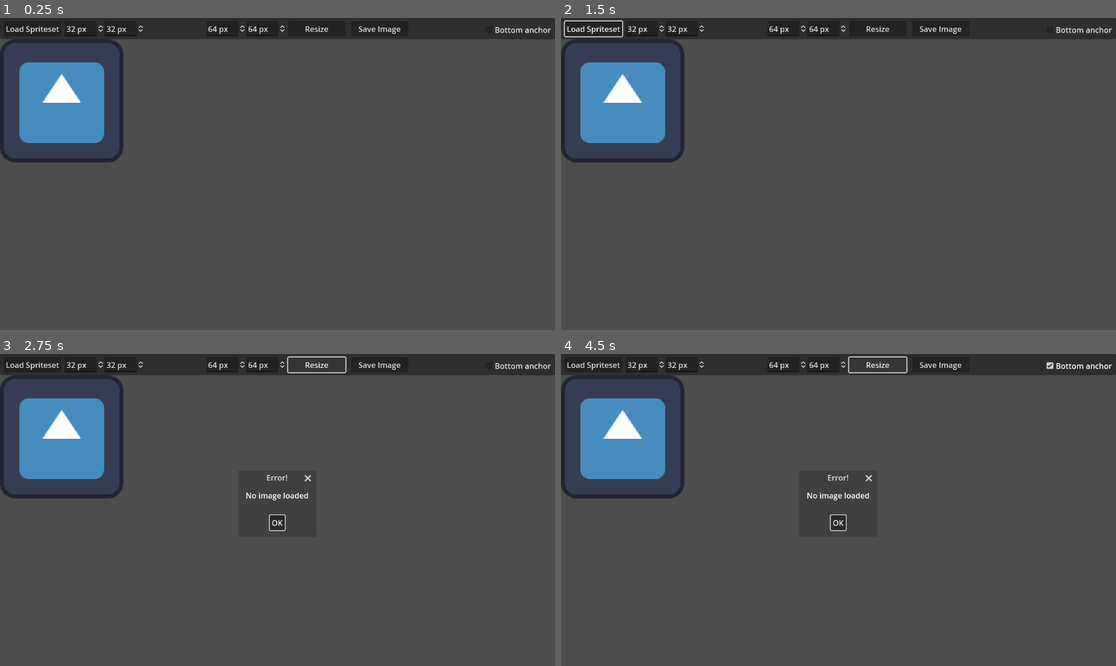
Above: before the commit, frames 1-4 (two rows, left to right).
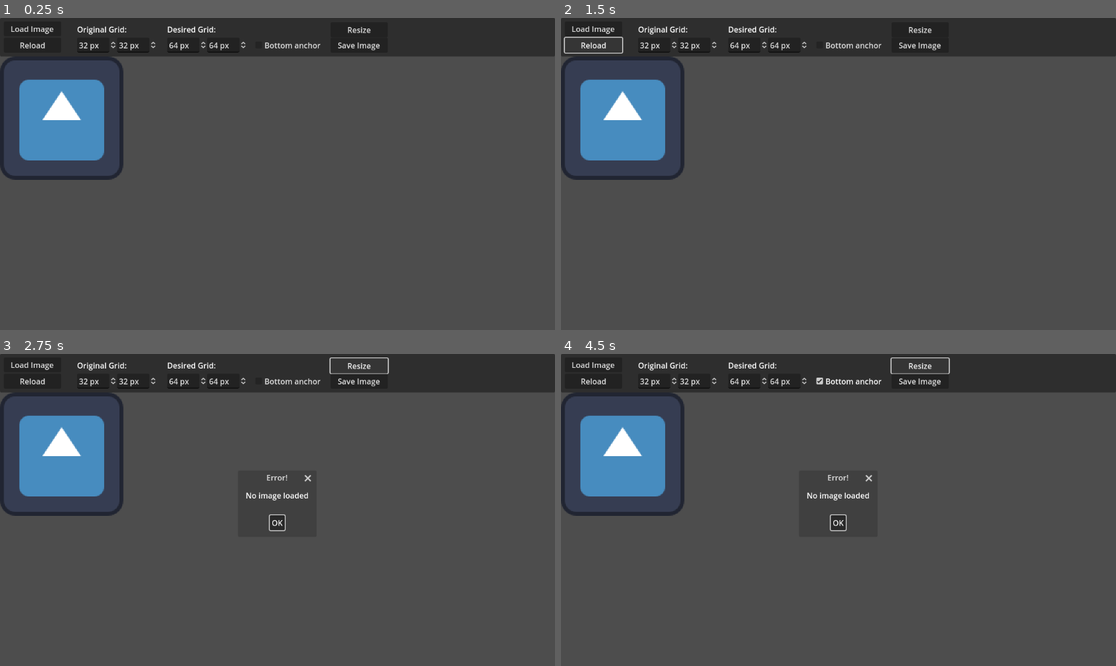
Above: after the commit, the same moments.

Repository: Hudell/spriteset-resizer
Game: Godot game, scene res://spriteset_resizer.tscn
Same seed, same stepped clock (60 frames per second), same inputs: the game is played once before the commit and once after it. The engine's default icon, where the game draws it, is replaced by a stand-in: a white triangle on a blue panel in a dark square.
Inputs (mouse positions are in pixels of both pictures, inside the frame that each line leads up to):
- Up to frame 1 (0.25 s): no input
- Up to frame 2 (1.5 s): click "Load Spriteset" (after the commit: "Load Image") at 0.5 s; click (594, 46) at 1.25 s, where only the run after the commit has a clickable "Reload"
- Up to frame 3 (2.75 s): click "Resize" at 2 s
- Up to frame 4 (4.5 s): click "OK" at 2.75 s; click "Bottom anchor" at 3.5 s; click "Resize" at 4.25 s

The runs differ from the first frame. In frame 1, 8.9% of the frame differs, in the area x 0-100%, y 2-52%; in frame 2, 9.0%; in frame 3, 9.1%; in frame 4, 9.1%, in the area x 0-100%, y 0-52%.

Commit message:
Improved UI

Diff:
--- a/spriteset_resizer.gd
+++ b/spriteset_resizer.gd
@@ -148,3 +148,7 @@
 		show_error("Failed to save image")
 	else:
 		%SuccessDialog.popup_centered()
+
+
+func _on_button_4_pressed():
+	$UpdateGridTimer.start(0)
--- a/spriteset_resizer.tscn
+++ b/spriteset_resizer.tscn
@@ -16,7 +16,7 @@
 layout_mode = 1
 anchors_preset = 10
 anchor_right = 1.0
-offset_bottom = 44.0
+offset_bottom = 80.0
 grow_horizontal = 2
 
 [node name="Button" type="Button" parent="Panel"]
@@ -25,15 +25,23 @@
 offset_top = 7.0
 offset_right = 127.0
 offset_bottom = 38.0
-text = "Load Spriteset"
+text = "Load Image"
+
+[node name="Button4" type="Button" parent="Panel"]
+layout_mode = 1
+offset_left = 8.0
+offset_top = 41.0
+offset_right = 127.0
+offset_bottom = 72.0
+text = "Reload"
 
 [node name="LoadedGridX" type="SpinBox" parent="Panel"]
 unique_name_in_owner = true
 layout_mode = 0
-offset_left = 134.0
-offset_top = 7.0
-offset_right = 217.063
-offset_bottom = 38.0
+offset_left = 160.0
+offset_top = 41.0
+offset_right = 243.063
+offset_bottom = 72.0
 max_value = 512.0
 step = 8.0
 value = 32.0
@@ -44,10 +52,10 @@
 [node name="LoadedGridY" type="SpinBox" parent="Panel"]
 unique_name_in_owner = true
 layout_mode = 0
-offset_left = 217.0
-offset_top = 7.0
-offset_right = 300.063
-offset_bottom = 38.0
+offset_left = 243.0
+offset_top = 41.0
+offset_right = 326.063
+offset_bottom = 72.0
 max_value = 512.0
 step = 8.0
 value = 32.0
@@ -58,10 +66,10 @@
 [node name="TargetGridX" type="SpinBox" parent="Panel"]
 unique_name_in_owner = true
 layout_mode = 0
-offset_left = 428.0
-offset_top = 7.0
-offset_right = 511.063
-offset_bottom = 38.0
+offset_left = 347.0
+offset_top = 41.0
+offset_right = 430.063
+offset_bottom = 72.0
 max_value = 512.0
 step = 8.0
 value = 64.0
@@ -72,10 +80,10 @@
 [node name="TargetGridY" type="SpinBox" parent="Panel"]
 unique_name_in_owner = true
 layout_mode = 0
-offset_left = 511.0
-offset_top = 7.0
-offset_right = 594.063
-offset_bottom = 38.0
+offset_left = 430.0
+offset_top = 41.0
+offset_right = 513.063
+offset_bottom = 72.0
 max_value = 512.0
 step = 8.0
 value = 64.0
@@ -85,19 +93,35 @@
 
 [node name="Button2" type="Button" parent="Panel"]
 layout_mode = 1
-offset_left = 598.0
-offset_top = 7.0
-offset_right = 717.0
-offset_bottom = 38.0
+offset_left = 686.0
+offset_top = 9.0
+offset_right = 805.0
+offset_bottom = 40.0
 text = "Resize"
 
 [node name="Button3" type="Button" parent="Panel"]
 layout_mode = 1
-offset_left = 729.0
-offset_top = 7.0
-offset_right = 848.0
-offset_bottom = 38.0
+offset_left = 686.0
+offset_top = 41.0
+offset_right = 805.0
+offset_bottom = 72.0
 text = "Save Image"
+
+[node name="Label" type="Label" parent="Panel"]
+layout_mode = 0
+offset_left = 160.0
+offset_top = 12.0
+offset_right = 263.0
+offset_bottom = 35.0
+text = "Original Grid:"
+
+[node name="Label2" type="Label" parent="Panel"]
+layout_mode = 0
+offset_left = 347.0
+offset_top = 12.0
+offset_right = 450.0
+offset_bottom = 35.0
+text = "Desired Grid:"
 
 [node name="FileDialog" type="FileDialog" parent="."]
 unique_name_in_owner = true
@@ -123,11 +147,10 @@
 anchors_preset = -1
 anchor_right = 0.5
 anchor_bottom = 0.5
-offset_top = 44.0
-offset_bottom = 22.0
+offset_top = 80.0
+offset_bottom = 40.0
 grow_horizontal = 2
 scale = Vector2(2, 2)
-metadata/_edit_use_anchors_ = true
 
 [node name="ImagePreview" type="TextureRect" parent="ScrollContainer"]
 unique_name_in_owner = true
@@ -150,13 +173,15 @@
 [node name="BottomAnchor" type="CheckBox" parent="."]
 unique_name_in_owner = true
 layout_mode = 0
-offset_left = 1003.0
-offset_top = 9.0
-offset_right = 1148.0
-offset_bottom = 40.0
+offset_left = 525.0
+offset_top = 41.0
+offset_right = 670.0
+offset_bottom = 72.0
+tooltip_text = "Load / Save the sprite to the bottom of the frame instead of the center."
 text = "Bottom anchor"
 
 [connection signal="pressed" from="Panel/Button" to="." method="_on_button_pressed"]
+[connection signal="pressed" from="Panel/Button4" to="." method="_on_button_4_pressed"]
 [connection signal="value_changed" from="Panel/LoadedGridX" to="." method="_on_loaded_grid_x_value_changed"]
 [connection signal="value_changed" from="Panel/LoadedGridY" to="." method="_on_loaded_grid_y_value_changed"]
 [connection signal="pressed" from="Panel/Button2" to="." method="_on_button_2_pressed"]
